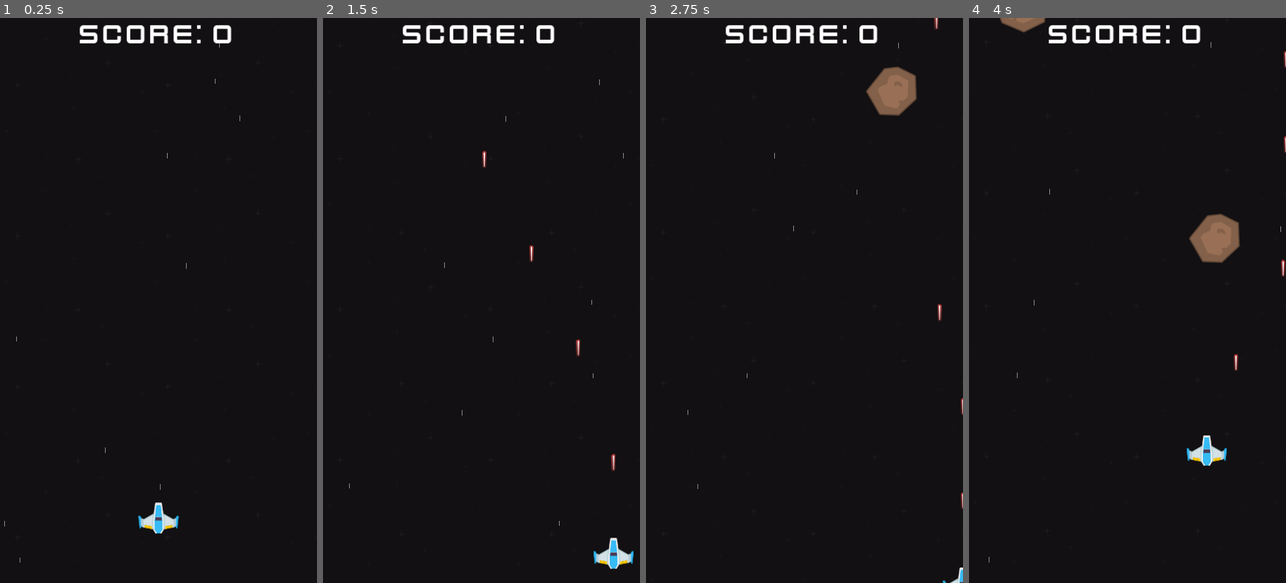
Above: before the commit, frames 1-4 (left to right).
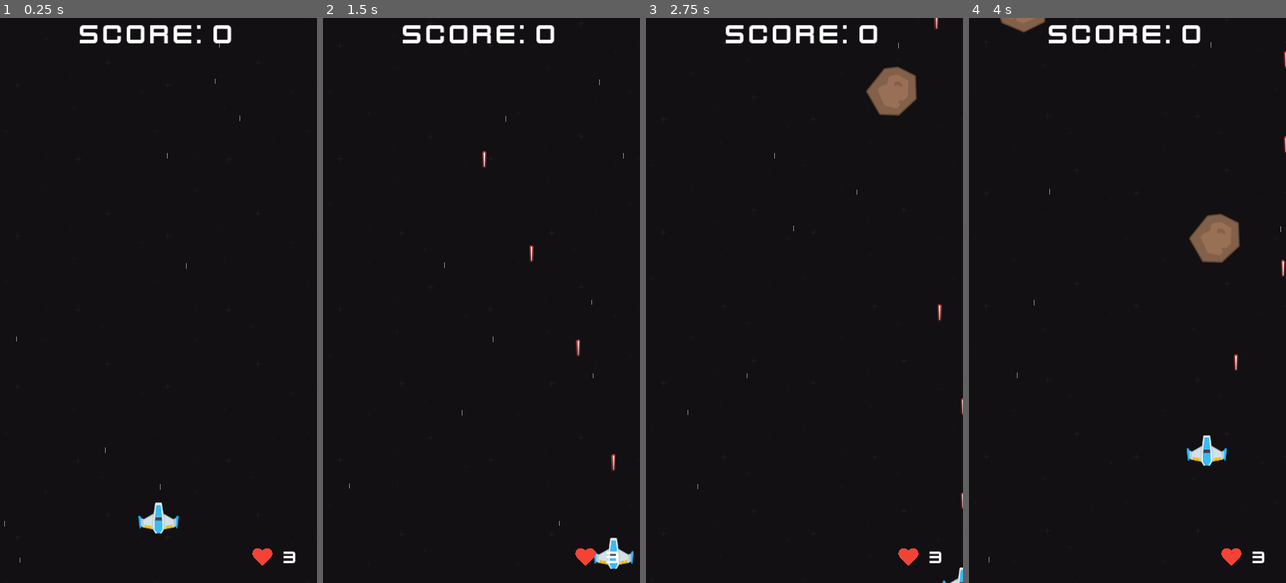
Above: after the commit, the same moments.

Repository: UnusualTitan711x/Stellar-Vortex
Game: Godot game, scene res://scenes/game.tscn
Same seed, same stepped clock (60 frames per second), same inputs: the game is played once before the commit and once after it.
Inputs:
- Up to frame 1 (0.25 s): no input
- Up to frame 2 (1.5 s): tap Enter at 0.5 s; hold D (move_right) 0.53-1.28 s; hold Space (shoot) 0.53-1.28 s; hold S (move_down) from 1.28 s (still down); tap Space (shoot) at 1.35 s
- Up to frame 3 (2.75 s): release S (move_down) at 2.03 s; hold D (move_right) from 2.03 s (still down); hold Space (shoot) from 2.03 s (still down)
- Up to frame 4 (4 s): release D (move_right) at 2.78 s; release Space (shoot) at 2.78 s; hold W (move_up) 2.78-3.53 s; tap Space (shoot) at 2.85 s; hold A (move_left) from 3.53 s (still down); hold Space (shoot) from 3.53 s (still down)

The runs differ from the first frame. In frame 1, 0.2% of the frame differs, in the area x 79-94%, y 93-97%; in frame 2, 0.2%; in frame 3, 0.2%; in frame 4, 0.2%.

Commit message:
added lives

Diff:
--- a/scenes/fire_rate_powerup.tscn
+++ b/scenes/fire_rate_powerup.tscn
@@ -1,11 +1,12 @@
 [gd_scene load_steps=4 format=3 uid="uid://cjvg4qbt0sb41"]
 
 [ext_resource type="PackedScene" uid="uid://db8ijx8h43mi0" path="res://scenes/base_power_up.tscn" id="1_bjeh6"]
-[ext_resource type="Texture2D" uid="uid://cew6o24qepytw" path="res://assets/kenney_space-shooter-redux/PNG/Power-ups/powerupBlue_bolt.png" id="2_1kfug"]
 [ext_resource type="Script" path="res://scripts/fire_rate_up.gd" id="2_evsso"]
+[ext_resource type="Texture2D" uid="uid://bmgs1xl454820" path="res://assets/kenney_space-shooter-redux/PNG/Power-ups/pill_red.png" id="3_nvt7f"]
 
 [node name="PowerUp" instance=ExtResource("1_bjeh6")]
 script = ExtResource("2_evsso")
 
 [node name="Sprite2D" parent="." index="0"]
-texture = ExtResource("2_1kfug")
+scale = Vector2(1.335, 1.335)
+texture = ExtResource("3_nvt7f")
--- a/scenes/game.tscn
+++ b/scenes/game.tscn
@@ -14,6 +14,7 @@
 [ext_resource type="AudioStream" uid="uid://b2fw0ptvfsoco" path="res://assets/kenney_space-shooter-redux/Bonus/explosionCrunch_000.ogg" id="6_6erkd"]
 [ext_resource type="PackedScene" uid="uid://rxnpd3wv73t3" path="res://scenes/movement_powerup.tscn" id="6_tf854"]
 [ext_resource type="PackedScene" uid="uid://0iufi1hfsyvf" path="res://scenes/shield_powerup.tscn" id="7_avk4c"]
+[ext_resource type="PackedScene" uid="uid://craty3vd8cyur" path="res://scenes/heart_up.tscn" id="8_0yvlq"]
 [ext_resource type="Texture2D" uid="uid://c66d2e5cvb6rv" path="res://assets/kenney_space-shooter-redux/Bonus/bitmap.png" id="8_55s28"]
 [ext_resource type="PackedScene" uid="uid://dt8trj4lflmnx" path="res://scenes/enemy_spaceship.tscn" id="12_3eo8v"]
 
@@ -33,7 +34,7 @@
 script = ExtResource("1_wcxds")
 meteor_scenes = Array[PackedScene]([ExtResource("4_fpq8u"), ExtResource("4_ot7am")])
 enemy_scenes = Array[PackedScene]([ExtResource("12_3eo8v")])
-powerup_scenes = Array[PackedScene]([ExtResource("5_qjay8"), ExtResource("6_tf854"), ExtResource("7_avk4c")])
+powerup_scenes = Array[PackedScene]([ExtResource("5_qjay8"), ExtResource("6_tf854"), ExtResource("7_avk4c"), ExtResource("8_0yvlq")])
 
 [node name="SFX" type="Node" parent="."]
 
--- /dev/null
+++ b/scenes/heart_up.tscn
@@ -0,0 +1,12 @@
+[gd_scene load_steps=4 format=3 uid="uid://craty3vd8cyur"]
+
+[ext_resource type="PackedScene" uid="uid://db8ijx8h43mi0" path="res://scenes/base_power_up.tscn" id="1_w1bjo"]
+[ext_resource type="Texture2D" uid="uid://w8sebownr5n4" path="res://assets/kenney_space-shooter-redux/Bonus/heart.png" id="2_s0hfj"]
+[ext_resource type="Script" path="res://scripts/heart_up.gd" id="2_yplo7"]
+
+[node name="PowerUp" instance=ExtResource("1_w1bjo")]
+script = ExtResource("2_yplo7")
+
+[node name="Sprite2D" parent="." index="0"]
+scale = Vector2(0.075, 0.075)
+texture = ExtResource("2_s0hfj")
--- a/scenes/hud.tscn
+++ b/scenes/hud.tscn
@@ -1,11 +1,16 @@
-[gd_scene load_steps=4 format=3 uid="uid://de0fsajx48dm3"]
+[gd_scene load_steps=6 format=3 uid="uid://de0fsajx48dm3"]
 
 [ext_resource type="Script" path="res://scripts/hud.gd" id="1_6q7gl"]
 [ext_resource type="FontFile" uid="uid://dgooqrs37y3ro" path="res://assets/kenney_space-shooter-redux/Bonus/kenvector_future.ttf" id="2_ye80m"]
+[ext_resource type="Texture2D" uid="uid://w8sebownr5n4" path="res://assets/kenney_space-shooter-redux/Bonus/heart.png" id="3_stfxw"]
 
 [sub_resource type="LabelSettings" id="LabelSettings_x8r83"]
 font = ExtResource("2_ye80m")
 font_size = 48
+
+[sub_resource type="LabelSettings" id="LabelSettings_x8t7m"]
+font = ExtResource("2_ye80m")
+font_size = 32
 
 [node name="HUD" type="Control"]
 layout_mode = 3
@@ -26,3 +31,26 @@
 label_settings = SubResource("LabelSettings_x8r83")
 horizontal_alignment = 1
 vertical_alignment = 1
+
+[node name="Lives" type="Label" parent="."]
+layout_mode = 1
+anchors_preset = 3
+anchor_left = 1.0
+anchor_top = 1.0
+anchor_right = 1.0
+anchor_bottom = 1.0
+offset_left = -70.0
+offset_top = -67.0
+offset_right = -16.0
+offset_bottom = -20.0
+grow_horizontal = 0
+grow_vertical = 0
+text = "3"
+label_settings = SubResource("LabelSettings_x8t7m")
+horizontal_alignment = 1
+vertical_alignment = 1
+
+[node name="Sprite2D" type="Sprite2D" parent="."]
+position = Vector2(447, 915)
+scale = Vector2(0.0664062, 0.0664062)
+texture = ExtResource("3_stfxw")
--- a/scripts/enemy.gd
+++ b/scripts/enemy.gd
@@ -26,5 +26,5 @@
 
 func _on_body_entered(body: Node2D) -> void:
 	if body is Player:
-		body.die()
+		body.take_damage()
 		queue_free()
--- a/scripts/enemy_bullet.gd
+++ b/scripts/enemy_bullet.gd
@@ -10,5 +10,5 @@
 
 func _on_body_entered(body: Node2D) -> void:
 	if body is Player:
-		body.die()
+		body.take_damage()
 		queue_free()
--- a/scripts/game.gd
+++ b/scripts/game.gd
@@ -25,6 +25,11 @@
 		score = value
 		hud.score = score
 
+@export var lives := 3:
+	set(value):
+		lives = value
+		hud.lives = lives
+
 var high_score
 var spawn_points
 var scroll_speed = 100
@@ -49,6 +54,7 @@
 
 	# Whenever I set the score, it always take the formatting I made when creating score. Nice!
 	score = 0
+	# lives = 3
 
 	spawn_points = s_point_container.get_children()
 	print(spawn_points.size)
@@ -63,6 +69,8 @@
 
 	player.laser_shot.connect(_on_player_laser_shot)
 	player.killed.connect(_on_player_killed)
+	player.damaged.connect(_on_player_damaged)
+	player.heart_up.connect(_on_heart_up)
 
 func save_game():
 	# Opens a file for writing, creates one if it doesn't exist
@@ -93,6 +101,8 @@
 	laser.global_position = location
 	laser_container.add_child(laser)
 
+func _on_heart_up():
+	lives += 1
 
 func _on_enemy_spawn_timer_timeout() -> void:
 	var enemy = meteor_scenes.pick_random().instantiate()
@@ -117,6 +127,11 @@
 	save_game()
 	await get_tree().create_timer(1).timeout
 	game_over_screen.visible = true
+
+func _on_player_damaged():
+	lives = lives - 1
+	if lives <= 0:
+		player.die()
 
 
 func _on_spaceship_spawn_timer_timeout() -> void:
--- /dev/null
+++ b/scripts/heart_up.gd
@@ -0,0 +1,4 @@
+extends PowerUp
+
+func apply_effect():
+	player.heart_up.emit()
--- a/scripts/hud.gd
+++ b/scripts/hud.gd
@@ -4,3 +4,7 @@
 	# Here is how to make object specific functions. Make things easier down the road. Nice
 	set(value):
 		score.text = "Score: " + str(value)
+
+@onready var lives = $Lives:
+	set(value):
+		lives.text = str(value)
--- a/scripts/player.gd
+++ b/scripts/player.gd
@@ -2,9 +2,10 @@
 
 @export var speed = 300
 @export var fire_rate := 0.25
-@export var lifes = 1
 
 signal killed
+signal damaged
+signal heart_up
 
 # In a signal like laser_shot(a, b), a and b are like information you want passed with the seignal
 signal laser_shot(laser_scene, location)
@@ -42,6 +43,9 @@
 func shoot():
 	laser_shot.emit(laser_scene, muzzle.global_position)
 
+func take_damage():
+	damaged.emit()
+
 func die():
 	killed.emit()
 	queue_free()
Binary file added: assets/kenney_space-shooter-redux/Bonus/heart.png
Not shown, added: assets/kenney_space-shooter-redux/Bonus/heart.png.import
Not shown: 1 places in scenes/game.tscn that only renumber resources
